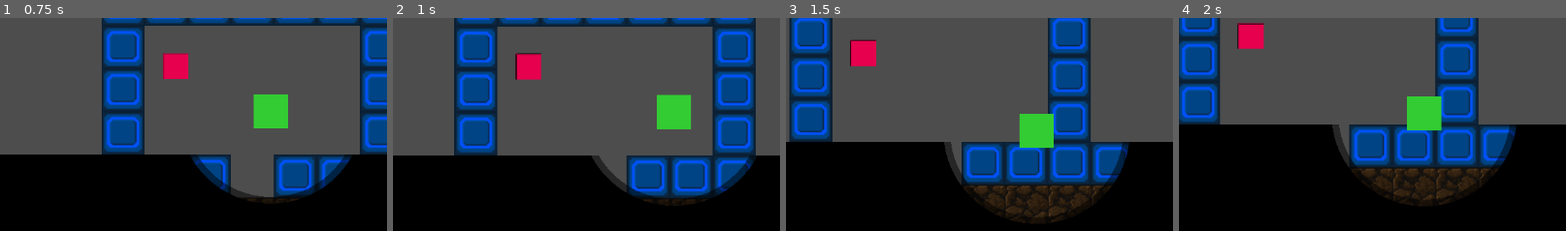
Above: before the commit, frames 1-4 (left to right).
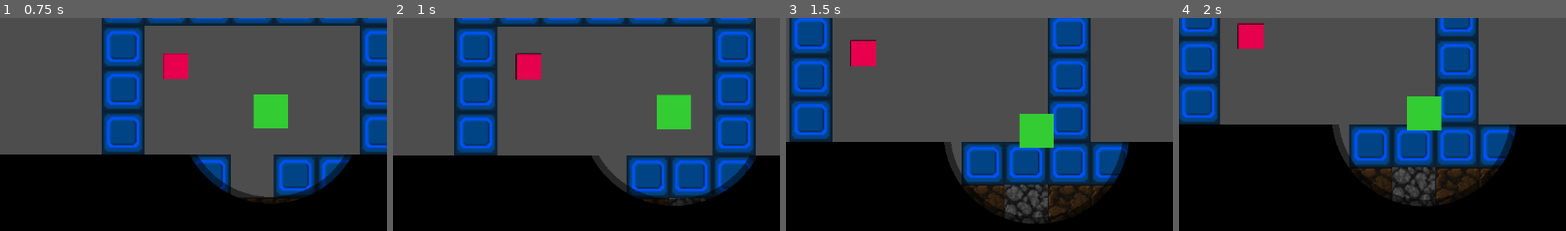
Above: after the commit, the same moments.

Repository: AndriiPets/Digger_game
Game: Godot game, scene res://Scenes/TestScenes/TestScene.tscn
Two runs of this game, one before a commit and one after it. Both use one fixed random seed, a clock stepped at 60 frames per second and the inputs below. The project has no main scene, so this scene is started directly. The engine's default icon, where the game draws it, is replaced by a stand-in: a white triangle on a blue panel in a dark square.
Inputs:
- Up to frame 1 (0.75 s): tap Enter at 0.5 s; hold Right (ui_right) from 0.53 s (still down); hold Z from 0.53 s (still down)
- Up to frame 2 (1 s): keep holding Right (ui_right); keep holding Z
- Up to frame 3 (1.5 s): release Right (ui_right) at 1.28 s; release Z at 1.28 s; hold Down (ui_down) from 1.28 s (still down); tap X at 1.35 s
- Up to frame 4 (2 s): keep holding Down (ui_down)
The pictures show only the part of the screen within x 18-68%, y 27-77%; the shares and areas given below are measured in that part.

Frame 1 is identical in both runs. In frame 2, less than 0.1% of the frame differs, in the area x 71-81%, y 84-89%; in frame 3, 1.3%, in the area x 56-68%, y 78-97%; in frame 4, 1.3%.

Commit message:
redesined ore and tile system

Diff:
--- a/Objects/Terrain/TerrainManager.tscn
+++ b/Objects/Terrain/TerrainManager.tscn
@@ -7,4 +7,8 @@
 script = ExtResource("1_terrain")
 block_break_particles_scene = ExtResource("2_particles")
 
-[node name="TileMapLayer" type="TileMapLayer" parent="."]
+[node name="BaseLayer" type="TileMapLayer" parent="."]
+use_parent_material = true
+
+[node name="OreLayer" type="TileMapLayer" parent="."]
+use_parent_material = true
--- a/Objects/Terrain/terrain_manager.gd
+++ b/Objects/Terrain/terrain_manager.gd
@@ -18,22 +18,28 @@
 
 @export_category("Global Settings")
 @export var global_resource_chance: float = 0.2
-@export var resource_hp_bonus: int = 2
 
 # --- Internal State ---
-@onready var _tile_map: TileMapLayer = $TileMapLayer
+@onready var _base_layer: TileMapLayer = $BaseLayer
+@onready var _ore_layer: TileMapLayer = $OreLayer
 const SOURCE_ID: int = 0
 
 @export var default_drop_scene: PackedScene
 @export var block_break_particles_scene: PackedScene
 
-# OPTIMIZATION: Store health as integers mapped to coordinates, not Nodes
+# Stores total health of the cell (Base + Ore)
 var _tile_health: Dictionary = {} # { Vector2i: int }
-var _tile_data_map: Dictionary = {} # { Vector2i: TileDefinition }
+
+# Stores Definitions
+var _base_data_map: Dictionary = {} # { Vector2i: TileDefinition }
+var _ore_data_map: Dictionary = {} # { Vector2i: TileDefinition }
+
 var _cached_definitions: Array[TileDefinition] = []
 
 func _ready() -> void:
-	_tile_map.show_behind_parent = true
+	_base_layer.show_behind_parent = true
+	_ore_layer.show_behind_parent = true
+
 	_cache_all_definitions()
 
 	if _cached_definitions.is_empty() or not tile_texture_atlas:
@@ -58,6 +64,7 @@
 	var tile_set := TileSet.new()
 	tile_set.tile_size = Vector2i(grid_size, grid_size)
 
+	# Physics only needed on Base Layer
 	tile_set.add_physics_layer(0)
 	tile_set.set_physics_layer_collision_layer(0, 1)
 	tile_set.set_physics_layer_collision_mask(0, 1)
@@ -72,9 +79,13 @@
 			source.create_tile(def.atlas_coords)
 		var td = source.get_tile_data(def.atlas_coords, 0)
 		td.modulate = def.color_tint
+
+		# Only add collision if it's NOT an ore (Visual overlay doesn't need physics)
+		# Or if you want the ore to share the definition but use it differently:
 		_add_collision_to_tile(td)
 
-	_tile_map.tile_set = tile_set
+	_base_layer.tile_set = tile_set
+	_ore_layer.tile_set = tile_set
 
 func _add_collision_to_tile(tile_data: TileData) -> void:
 	var s: float = float(grid_size) / 2.0
@@ -89,10 +100,11 @@
 # --- Generation Logic ---
 
 func regenerate_map() -> void:
-	_tile_map.clear()
-	# OPTIMIZATION: We no longer need to queue_free thousands of child nodes
+	_base_layer.clear()
+	_ore_layer.clear()
 	_tile_health.clear()
-	_tile_data_map.clear()
+	_base_data_map.clear()
+	_ore_data_map.clear()
 
 	var half_w: int = int(float(map_width) / 2.0)
 
@@ -102,12 +114,13 @@
 		for x in range(-half_w - 1, half_w + 2):
 			var coords = Vector2i(x, y)
 
+			# Borders / Bedrock
 			if x == -half_w - 1 or x == half_w + 1 or y == map_height:
-				_create_tile_at(coords, bedrock_definition)
+				_create_tile_at(coords, bedrock_definition, null)
 				continue
 
 			if active_layer:
-				_generate_tile_from_layer(coords, active_layer)
+				_generate_composite_tile(coords, active_layer)
 
 func _get_layer_for_depth(y: int) -> TerrainLayer:
 	for layer in terrain_layers:
@@ -115,19 +128,17 @@
 			return layer
 	return terrain_layers.back() if not terrain_layers.is_empty() else null
 
-func _generate_tile_from_layer(coords: Vector2i, layer: TerrainLayer) -> void:
-	var final_block: TileDefinition = _pick_weighted(layer.structural_pool)
-	if not final_block: return
-
-	var final_hp: int = final_block.max_health
-
+func _generate_composite_tile(coords: Vector2i, layer: TerrainLayer) -> void:
+	# 1. Pick Structural Block (Base)
+	var base_block: TileDefinition = _pick_weighted(layer.structural_pool)
+	if not base_block: return
+
+	# 2. Pick Resource Overlay (Ore)
+	var ore_block: TileDefinition = null
 	if not layer.resource_pool.is_empty() and randf() <= global_resource_chance:
-		var resource_def = _pick_weighted(layer.resource_pool)
-		if resource_def:
-			final_block = resource_def
-			final_hp = _calculate_resource_hp(layer, final_block)
-
-	_create_tile_at(coords, final_block, final_hp)
+		ore_block = _pick_weighted(layer.resource_pool)
+
+	_create_tile_at(coords, base_block, ore_block)
 
 func _pick_weighted(pool: Array[SpawnWeight]) -> TileDefinition:
 	if pool.is_empty(): return null
@@ -146,73 +157,93 @@
 
 	return pool[0].block
 
-func _calculate_resource_hp(layer: TerrainLayer, resource: TileDefinition) -> int:
-	return resource.max_health + resource_hp_bonus
-
-func _create_tile_at(coords: Vector2i, def: TileDefinition, custom_hp: int = -1) -> void:
-	if not def: return
-	_tile_map.set_cell(coords, SOURCE_ID, def.atlas_coords)
-	_tile_data_map[coords] = def
-
-	if def.is_diggable:
-		# OPTIMIZATION: Store HP in dictionary, do NOT create a Node
-		var hp = custom_hp if custom_hp > 0 else def.max_health
-		_tile_health[coords] = hp
+func _create_tile_at(coords: Vector2i, base: TileDefinition, ore: TileDefinition) -> void:
+	if not base: return
+
+	# 1. Place Base
+	_base_layer.set_cell(coords, SOURCE_ID, base.atlas_coords)
+	_base_data_map[coords] = base
+
+	# 2. Place Ore (if any)
+	if ore:
+		_ore_layer.set_cell(coords, SOURCE_ID, ore.atlas_coords)
+		_ore_data_map[coords] = ore
+
+	# 3. Calculate Combined Health
+	if base.is_diggable:
+		var total_hp = base.max_health
+		if ore:
+			total_hp += ore.health_bonus
+
+		_tile_health[coords] = total_hp
 
 func _destroy_tile(coords: Vector2i) -> void:
-	if not _tile_data_map.has(coords): return
-	var def = _tile_data_map[coords]
-
-	# Get position center of the tile
-	var world_pos = to_global(_tile_map.map_to_local(coords))
-
-	_tile_map.erase_cell(coords)
-
-	# --- VISUALS: Block Break Particles ---
+	if not _base_data_map.has(coords): return
+
+	var base_def = _base_data_map[coords]
+	var ore_def = _ore_data_map.get(coords, null)
+
+	var world_pos = to_global(_base_layer.map_to_local(coords))
+
+	# --- VISUALS ---
+	_base_layer.erase_cell(coords)
+	_ore_layer.erase_cell(coords)
+
+	# Particles (Use base block texture for particles usually, or could mix)
 	if block_break_particles_scene:
 		var particles = block_break_particles_scene.instantiate() as BlockParticles
 		get_tree().current_scene.add_child(particles)
 		particles.global_position = world_pos
-		particles.setup(tile_texture_atlas, def.atlas_coords, grid_size)
-	# --------------------------------------
-
-	# --- DROPS: Item Drop Logic ---
-	if randf() <= def.drop_chance:
-		# Determine which scene to use (custom or default)
-		var scene_to_spawn = def.drop_scene if def.drop_scene else default_drop_scene
-
-		if scene_to_spawn:
-			# Determine amount
-			var count = randi_range(def.min_drops, def.max_drops)
-
-			for i in range(count):
-				var drop = scene_to_spawn.instantiate()
-				get_tree().current_scene.add_child(drop)
-				drop.global_position = world_pos
-
-				# If it's our standard ItemDrop script, configure it
-				if drop is ItemDrop:
-					drop.setup(def, tile_texture_atlas)
-	# ------------------------------
-
-	block_broken.emit(coords, def)
-
+		particles.setup(tile_texture_atlas, base_def.atlas_coords, grid_size)
+
+	# --- DROPS ---
+	# 1. Drop Base Item
+	_spawn_drops_for(base_def, world_pos)
+
+	# 2. Drop Ore Item (if it existed)
+	if ore_def:
+		_spawn_drops_for(ore_def, world_pos)
+		# Emit signal for the Ore primarily as it's the "event" usually,
+		# or emit for base. Let's emit for base first.
+		block_broken.emit(coords, ore_def)
+	else:
+		block_broken.emit(coords, base_def)
+
+	# Cleanup Data
 	_tile_health.erase(coords)
-	_tile_data_map.erase(coords)
+	_base_data_map.erase(coords)
+	if _ore_data_map.has(coords):
+		_ore_data_map.erase(coords)
+
+func _spawn_drops_for(def: TileDefinition, pos: Vector2) -> void:
+	if randf() > def.drop_chance: return
+
+	var scene_to_spawn = def.drop_scene if def.drop_scene else default_drop_scene
+	if not scene_to_spawn: return
+
+	var count = randi_range(def.min_drops, def.max_drops)
+	for i in range(count):
+		var drop = scene_to_spawn.instantiate()
+		get_tree().current_scene.add_child(drop)
+		drop.global_position = pos
+		if drop is ItemDrop:
+			drop.setup(def, tile_texture_atlas)
 
 # --- Interaction API ---
 
 func try_dig(origin_global: Vector2, direction: Vector2, damage_amount: int = 1) -> DigStatus:
-	var local_origin = _tile_map.to_local(origin_global)
-	var player_cell = _tile_map.local_to_map(local_origin)
+	var local_origin = _base_layer.to_local(origin_global)
+	var player_cell = _base_layer.local_to_map(local_origin)
 	var best_dot = -1.0
 	var best_cell: Vector2i
 	var found = false
 
 	for offset in [Vector2i.UP, Vector2i.DOWN, Vector2i.LEFT, Vector2i.RIGHT]:
 		var neighbor = player_cell + offset
-		if not _tile_data_map.has(neighbor) or not _tile_data_map[neighbor].is_diggable: continue
-		var dot = direction.dot((_tile_map.map_to_local(neighbor) - local_origin).normalized())
+		if not _base_data_map.has(neighbor): continue
+		if not _base_data_map[neighbor].is_diggable: continue
+
+		var dot = direction.dot((_base_layer.map_to_local(neighbor) - local_origin).normalized())
 		if dot > best_dot:
 			best_dot = dot
 			best_cell = neighbor
@@ -220,7 +251,6 @@
 
 	if found and best_dot > 0.5:
 		if _tile_health.has(best_cell):
-			# NEW: Use the passed damage amount
 			_damage_tile(best_cell, damage_amount)
 
 			if _tile_health.has(best_cell):
@@ -235,7 +265,6 @@
 
 	_tile_health[coords] -= amount
 
-	# OPTIMIZATION: Request redraw only when health changes if debugging
 	if Globals.debug_mode:
 		queue_redraw()
 
@@ -245,9 +274,6 @@
 # --- Debug ---
 
 func _process(_delta: float) -> void:
-	# OPTIMIZATION: Only redraw every frame if strictly necessary.
-	# Moving queue_redraw to _damage_tile is usually better, but if you want
-	# to see the text follow the camera smoothly, keep it here.
 	if Globals.debug_mode:
 		queue_redraw()
 
@@ -258,17 +284,18 @@
 	var font := ThemeDB.fallback_font
 	var font_size := 12
 
-	# OPTIMIZATION: Do not draw health for every single block.
-	# Only draw for blocks that are damaged, or perhaps close to player (not implemented here)
 	for coords: Vector2i in _tile_health:
+		# Check max HP vs Current HP
+		if not _base_data_map.has(coords): continue
+
+		var base = _base_data_map[coords]
+		var ore = _ore_data_map.get(coords, null)
+		var max_hp = base.max_health + (ore.health_bonus if ore else 0)
+
 		var current_hp = _tile_health[coords]
-		var max_hp = _tile_data_map[coords].max_health
-
-		# Only draw if health is different than max, or if it's a special resource
-		if current_hp == max_hp:
-			continue
-
-		var local_pos := _tile_map.map_to_local(coords)
+		if current_hp == max_hp: continue
+
+		var local_pos := _base_layer.map_to_local(coords)
 		var text := str(current_hp)
 		var text_size := font.get_string_size(text, HORIZONTAL_ALIGNMENT_CENTER, -1, font_size)
 		var draw_pos := local_pos + Vector2(-text_size.x / 2, text_size.y / 3)
--- a/Resources/Terrain/CopperVein.tres
+++ /dev/null
@@ -1,10 +0,0 @@
-[gd_resource type="Resource" script_class="TileDefinition" load_steps=2 format=3 uid="uid://ts6l145cg0vl"]
-
-[ext_resource type="Script" uid="uid://c4rbl3y8byl47" path="res://Resources/Terrain/tile_defenition.gd" id="1_3chhi"]
-
-[resource]
-script = ExtResource("1_3chhi")
-display_name = "Copper"
-atlas_coords = Vector2i(2, 1)
-max_health = 6
-metadata/_custom_type_script = "uid://c4rbl3y8byl47"
--- a/Resources/Terrain/CrystalRock.tres
+++ b/Resources/Terrain/CrystalRock.tres
@@ -6,6 +6,8 @@
 script = ExtResource("1_gfccv")
 display_name = "CrystalRock"
 atlas_coords = Vector2i(4, 0)
+is_ore = true
 max_health = 10
+health_bonus = 10
 drop_chance = 0.0
 metadata/_custom_type_script = "uid://c4rbl3y8byl47"
--- a/Resources/Terrain/IronVein.tres
+++ /dev/null
@@ -1,10 +0,0 @@
-[gd_resource type="Resource" script_class="TileDefinition" load_steps=2 format=3 uid="uid://b7dpktnttpvb2"]
-
-[ext_resource type="Script" uid="uid://c4rbl3y8byl47" path="res://Resources/Terrain/tile_defenition.gd" id="1_8073h"]
-
-[resource]
-script = ExtResource("1_8073h")
-display_name = "Iron"
-atlas_coords = Vector2i(1, 1)
-max_health = 4
-metadata/_custom_type_script = "uid://c4rbl3y8byl47"
--- a/Resources/Terrain/Layers/layer1_surface.tres
+++ b/Resources/Terrain/Layers/layer1_surface.tres
@@ -2,13 +2,20 @@
 
 [ext_resource type="Script" uid="uid://dof72ljbcth16" path="res://Resources/Terrain/System/spawn_weight.gd" id="1_yhmcf"]
 [ext_resource type="Script" uid="uid://dl2u22xdxd8yj" path="res://Resources/Terrain/System/terrain_layer.gd" id="2_bqysu"]
-[ext_resource type="Resource" uid="uid://b7dpktnttpvb2" path="res://Resources/Terrain/IronVein.tres" id="2_gv4yt"]
+[ext_resource type="Resource" uid="uid://b7dpktnttpvb2" path="res://Resources/Terrain/OreIron.tres" id="2_k6l1y"]
+[ext_resource type="Resource" uid="uid://nlbr56dseiay" path="res://Resources/Terrain/OreCoal.tres" id="3_q0jm0"]
 [ext_resource type="Resource" uid="uid://c8ll4qgcbpunf" path="res://Resources/Terrain/Dirt.tres" id="4_k6l1y"]
 [ext_resource type="Resource" uid="uid://d2oeyrjyfxhdp" path="res://Resources/Terrain/Stone.tres" id="5_q0jm0"]
 
 [sub_resource type="Resource" id="Resource_730d7"]
 script = ExtResource("1_yhmcf")
-block = ExtResource("2_gv4yt")
+block = ExtResource("2_k6l1y")
+weight = 1.0
+metadata/_custom_type_script = "uid://dof72ljbcth16"
+
+[sub_resource type="Resource" id="Resource_jb7sf"]
+script = ExtResource("1_yhmcf")
+block = ExtResource("3_q0jm0")
 weight = 2.0
 metadata/_custom_type_script = "uid://dof72ljbcth16"
 
@@ -29,5 +36,5 @@
 layer_name = "Surface"
 max_depth = 30
 structural_pool = Array[ExtResource("1_yhmcf")]([SubResource("Resource_nulwv"), SubResource("Resource_g42ux")])
-resource_pool = Array[ExtResource("1_yhmcf")]([SubResource("Resource_730d7")])
+resource_pool = Array[ExtResource("1_yhmcf")]([SubResource("Resource_730d7"), SubResource("Resource_jb7sf")])
 metadata/_custom_type_script = "uid://dl2u22xdxd8yj"
--- a/Resources/Terrain/Layers/layer2_shelf.tres
+++ b/Resources/Terrain/Layers/layer2_shelf.tres
@@ -1,22 +1,28 @@
 [gd_resource type="Resource" script_class="TerrainLayer" format=3 uid="uid://dj1j6aoux5pna"]
 
 [ext_resource type="Script" uid="uid://dof72ljbcth16" path="res://Resources/Terrain/System/spawn_weight.gd" id="1_xnygr"]
-[ext_resource type="Resource" uid="uid://ts6l145cg0vl" path="res://Resources/Terrain/CopperVein.tres" id="2_4byjj"]
+[ext_resource type="Resource" uid="uid://ts6l145cg0vl" path="res://Resources/Terrain/OreSilver.tres" id="2_2a5qc"]
 [ext_resource type="Script" uid="uid://dl2u22xdxd8yj" path="res://Resources/Terrain/System/terrain_layer.gd" id="2_hj3fm"]
-[ext_resource type="Resource" uid="uid://ujbrqt3eeahy" path="res://Resources/Terrain/SilverVein.tres" id="3_2a5qc"]
+[ext_resource type="Resource" uid="uid://ujbrqt3eeahy" path="res://Resources/Terrain/OreGold.tres" id="3_abq2l"]
+[ext_resource type="Resource" uid="uid://b7dpktnttpvb2" path="res://Resources/Terrain/OreIron.tres" id="4_3nf5d"]
 [ext_resource type="Resource" uid="uid://d2oeyrjyfxhdp" path="res://Resources/Terrain/Stone.tres" id="5_abq2l"]
 [ext_resource type="Resource" uid="uid://dtvba11yvvxtj" path="res://Resources/Terrain/Basalt.tres" id="6_3nf5d"]
 
 [sub_resource type="Resource" id="Resource_l52a6"]
 script = ExtResource("1_xnygr")
-block = ExtResource("2_4byjj")
-weight = 12.0
+block = ExtResource("2_2a5qc")
 metadata/_custom_type_script = "uid://dof72ljbcth16"
 
 [sub_resource type="Resource" id="Resource_kvfn2"]
 script = ExtResource("1_xnygr")
-block = ExtResource("3_2a5qc")
+block = ExtResource("3_abq2l")
 weight = 5.0
+metadata/_custom_type_script = "uid://dof72ljbcth16"
+
+[sub_resource type="Resource" id="Resource_c1wyn"]
+script = ExtResource("1_xnygr")
+block = ExtResource("4_3nf5d")
+weight = 15.0
 metadata/_custom_type_script = "uid://dof72ljbcth16"
 
 [sub_resource type="Resource" id="Resource_3ghvc"]
@@ -36,5 +42,5 @@
 layer_name = "Shelf"
 max_depth = 90
 structural_pool = Array[ExtResource("1_xnygr")]([SubResource("Resource_3ghvc"), SubResource("Resource_i4rru")])
-resource_pool = Array[ExtResource("1_xnygr")]([SubResource("Resource_l52a6"), SubResource("Resource_kvfn2")])
+resource_pool = Array[ExtResource("1_xnygr")]([SubResource("Resource_l52a6"), SubResource("Resource_kvfn2"), SubResource("Resource_c1wyn")])
 metadata/_custom_type_script = "uid://dl2u22xdxd8yj"
--- a/Resources/Terrain/Layers/layer3_depths.tres
+++ b/Resources/Terrain/Layers/layer3_depths.tres
@@ -2,8 +2,8 @@
 
 [ext_resource type="Script" uid="uid://dof72ljbcth16" path="res://Resources/Terrain/System/spawn_weight.gd" id="1_fpvxk"]
 [ext_resource type="Script" uid="uid://dl2u22xdxd8yj" path="res://Resources/Terrain/System/terrain_layer.gd" id="2_6byvq"]
-[ext_resource type="Resource" uid="uid://ujbrqt3eeahy" path="res://Resources/Terrain/SilverVein.tres" id="2_pgyow"]
-[ext_resource type="Resource" uid="uid://c32tji6b7conn" path="res://Resources/Terrain/QuartzVein.tres" id="3_la1nu"]
+[ext_resource type="Resource" uid="uid://ujbrqt3eeahy" path="res://Resources/Terrain/OreGold.tres" id="2_pgyow"]
+[ext_resource type="Resource" uid="uid://c32tji6b7conn" path="res://Resources/Terrain/OreCrystal.tres" id="3_la1nu"]
 [ext_resource type="Resource" uid="uid://dtvba11yvvxtj" path="res://Resources/Terrain/Basalt.tres" id="5_f3un4"]
 [ext_resource type="Resource" uid="uid://bo413wd8v8b2w" path="res://Resources/Terrain/CrystalRock.tres" id="6_tojm2"]
 
--- /dev/null
+++ b/Resources/Terrain/OreCoal.tres
@@ -0,0 +1,12 @@
+[gd_resource type="Resource" script_class="TileDefinition" format=3 uid="uid://nlbr56dseiay"]
+
+[ext_resource type="Script" uid="uid://c4rbl3y8byl47" path="res://Resources/Terrain/tile_defenition.gd" id="1_feasy"]
+
+[resource]
+script = ExtResource("1_feasy")
+display_name = "Coal"
+atlas_coords = Vector2i(1, 1)
+is_ore = true
+max_health = 2
+health_bonus = 2
+metadata/_custom_type_script = "uid://c4rbl3y8byl47"
--- /dev/null
+++ b/Resources/Terrain/OreCrystal.tres
@@ -0,0 +1,12 @@
+[gd_resource type="Resource" script_class="TileDefinition" format=3 uid="uid://c32tji6b7conn"]
+
+[ext_resource type="Script" uid="uid://c4rbl3y8byl47" path="res://Resources/Terrain/tile_defenition.gd" id="1_wcb21"]
+
+[resource]
+script = ExtResource("1_wcb21")
+display_name = "Crystal"
+atlas_coords = Vector2i(5, 1)
+is_ore = true
+max_health = 14
+health_bonus = 14
+metadata/_custom_type_script = "uid://c4rbl3y8byl47"
--- /dev/null
+++ b/Resources/Terrain/OreGold.tres
@@ -0,0 +1,12 @@
+[gd_resource type="Resource" script_class="TileDefinition" format=3 uid="uid://ujbrqt3eeahy"]
+
+[ext_resource type="Script" uid="uid://c4rbl3y8byl47" path="res://Resources/Terrain/tile_defenition.gd" id="1_dwvqk"]
+
+[resource]
+script = ExtResource("1_dwvqk")
+display_name = "Gold"
+atlas_coords = Vector2i(4, 1)
+is_ore = true
+max_health = 9
+health_bonus = 9
+metadata/_custom_type_script = "uid://c4rbl3y8byl47"
--- /dev/null
+++ b/Resources/Terrain/OreIron.tres
@@ -0,0 +1,12 @@
+[gd_resource type="Resource" script_class="TileDefinition" format=3 uid="uid://b7dpktnttpvb2"]
+
+[ext_resource type="Script" uid="uid://c4rbl3y8byl47" path="res://Resources/Terrain/tile_defenition.gd" id="1_kg7hg"]
+
+[resource]
+script = ExtResource("1_kg7hg")
+display_name = "Iron"
+atlas_coords = Vector2i(2, 1)
+is_ore = true
+max_health = 4
+health_bonus = 4
+metadata/_custom_type_script = "uid://c4rbl3y8byl47"
--- /dev/null
+++ b/Resources/Terrain/OreSilver.tres
@@ -0,0 +1,12 @@
+[gd_resource type="Resource" script_class="TileDefinition" format=3 uid="uid://ts6l145cg0vl"]
+
+[ext_resource type="Script" uid="uid://c4rbl3y8byl47" path="res://Resources/Terrain/tile_defenition.gd" id="1_barpg"]
+
+[resource]
+script = ExtResource("1_barpg")
+display_name = "Silver"
+atlas_coords = Vector2i(3, 1)
+is_ore = true
+max_health = 6
+health_bonus = 6
+metadata/_custom_type_script = "uid://c4rbl3y8byl47"
--- a/Resources/Terrain/QuartzVein.tres
+++ /dev/null
@@ -1,10 +0,0 @@
-[gd_resource type="Resource" script_class="TileDefinition" load_steps=2 format=3 uid="uid://c32tji6b7conn"]
-
-[ext_resource type="Script" uid="uid://c4rbl3y8byl47" path="res://Resources/Terrain/tile_defenition.gd" id="1_515rn"]
-
-[resource]
-script = ExtResource("1_515rn")
-display_name = "Ouartz"
-atlas_coords = Vector2i(4, 1)
-max_health = 14
-metadata/_custom_type_script = "uid://c4rbl3y8byl47"
--- a/Resources/Terrain/SilverVein.tres
+++ /dev/null
@@ -1,10 +0,0 @@
-[gd_resource type="Resource" script_class="TileDefinition" load_steps=2 format=3 uid="uid://ujbrqt3eeahy"]
-
-[ext_resource type="Script" uid="uid://c4rbl3y8byl47" path="res://Resources/Terrain/tile_defenition.gd" id="1_pei0k"]
-
-[resource]
-script = ExtResource("1_pei0k")
-display_name = "Silver"
-atlas_coords = Vector2i(3, 1)
-max_health = 9
-metadata/_custom_type_script = "uid://c4rbl3y8byl47"
--- a/Resources/Terrain/tile_defenition.gd
+++ b/Resources/Terrain/tile_defenition.gd
@@ -7,9 +7,11 @@
 @export var color_tint: Color = Color.WHITE
 
 @export_group("Gameplay")
+@export var is_ore: bool = false
 @export var max_health: int = 3
+@export var health_bonus: int = 0 # NEW: Ores add this to the base block's health
 @export var weight: float = 1.0
-@export var base_value: int = 1 # <--- NEW VALUE
+@export var base_value: int = 1
 @export var is_diggable: bool = true
 
 @export_group("Drops")
Binary file changed: Assets/Images/terrain_tileset.png
Not shown: 1 places in Resources/Terrain/CrystalRock.tres that only renumber resources
